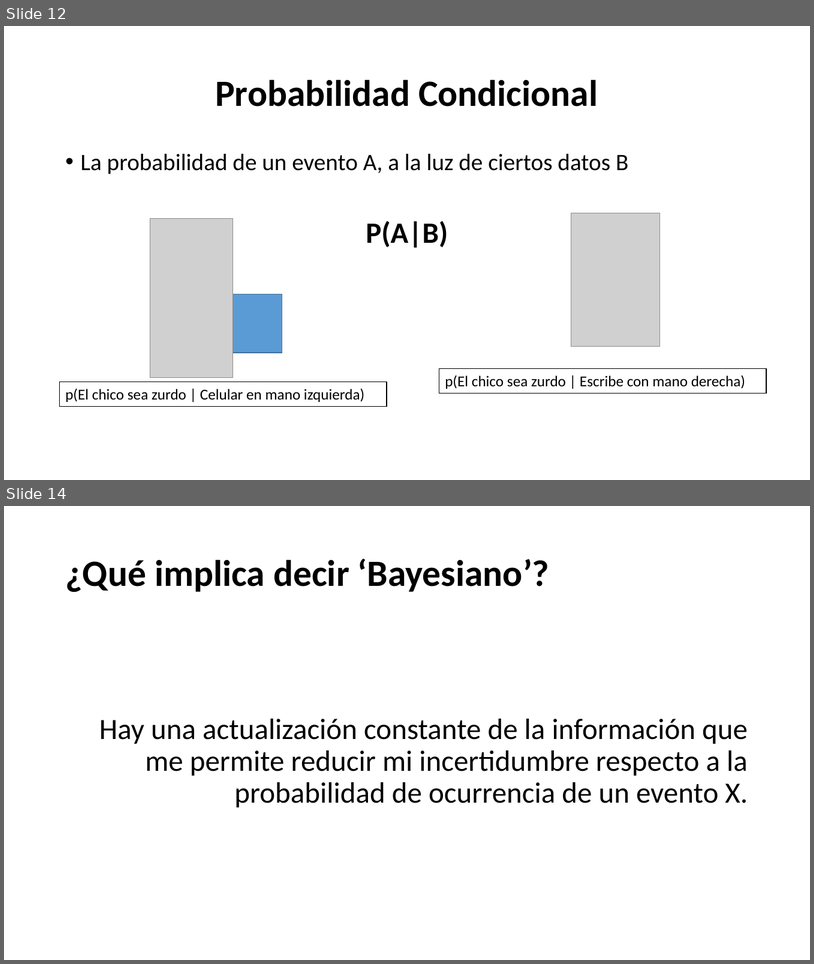
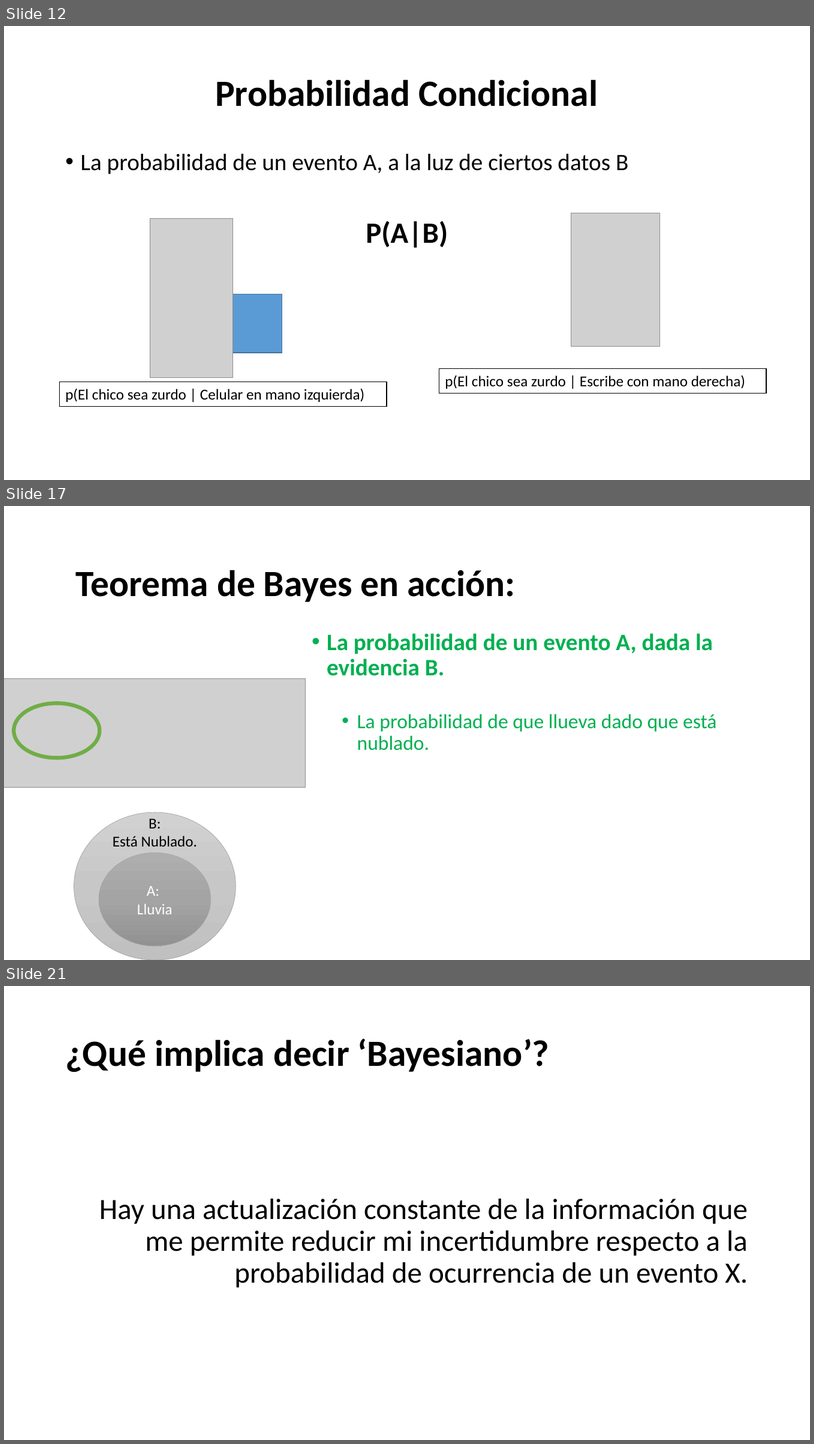
Before and after one commit to Adrifelcha/Adrifelcha, a slide deck: Tesis/Presentaciones/ACA2017_InferenciaProbabilisticaBayesiana.pptx. Shown one above the other, each under a label of ours: slides 12 and 14 before the commit, slides 12, 17 and 21 after it; the slides between them are not shown. The pictures are 814x964 and 814x1444 pixels, drawn with LibreOffice and Linux fonts; fonts in the diff are those of the drawing; grey boxes stand for pictures. Boxes give left, top, right and bottom in pixels: in the first picture for what was removed or moved away, otherwise in the second. Text is boxed around its words. In the diff, an @@ line names an element or a change of style, - is before the commit and + after.

Commit message:
Presentacion Bayes ACA

```diff
--- a/Tesis/Presentaciones/ACA2017_InferenciaProbabilisticaBayesiana.pptx
+++ b/Tesis/Presentaciones/ACA2017_InferenciaProbabilisticaBayesiana.pptx
@@ slide 17 added at bbox=[4, 506, 810, 960], background #FFFFFF @@
@@ text added at bbox=[75, 570, 516, 602], 44 pt, text #000000, bold @@
+Teorema de Bayes en acción:
@@ text added at bbox=[327, 633, 717, 750], 24 pt, text #00B050 @@
+• La probabilidad de un evento A, dada la evidencia B.
+  • La probabilidad de que llueva dado que está nublado.
@@ picture added at bbox=[4, 678, 306, 787] @@
@@ ellipse added at bbox=[14, 703, 99, 757], outline #70AD47 4.5 pt @@
@@ ellipse added at bbox=[74, 812, 236, 960], fill gradient #D2D2D2 to #C8C8C8 to #C0C0C0, outline #A5A5A5 0.5 pt, 18 pt, text #000000 @@
+B:
+Está Nublado.
@@ ellipse added at bbox=[99, 853, 211, 946], fill gradient #AFAFAF to #A5A5A5 to #939393, outline #A5A5A5 0.5 pt, 18 pt, text #FFFFFF @@
+A:
+Lluvia
@@ what was slide 14 is now slide 21 @@
```
Also in this commit, not shown: 4 slides changed, 15 other slides added, 1 slide removed, 3 other files.
